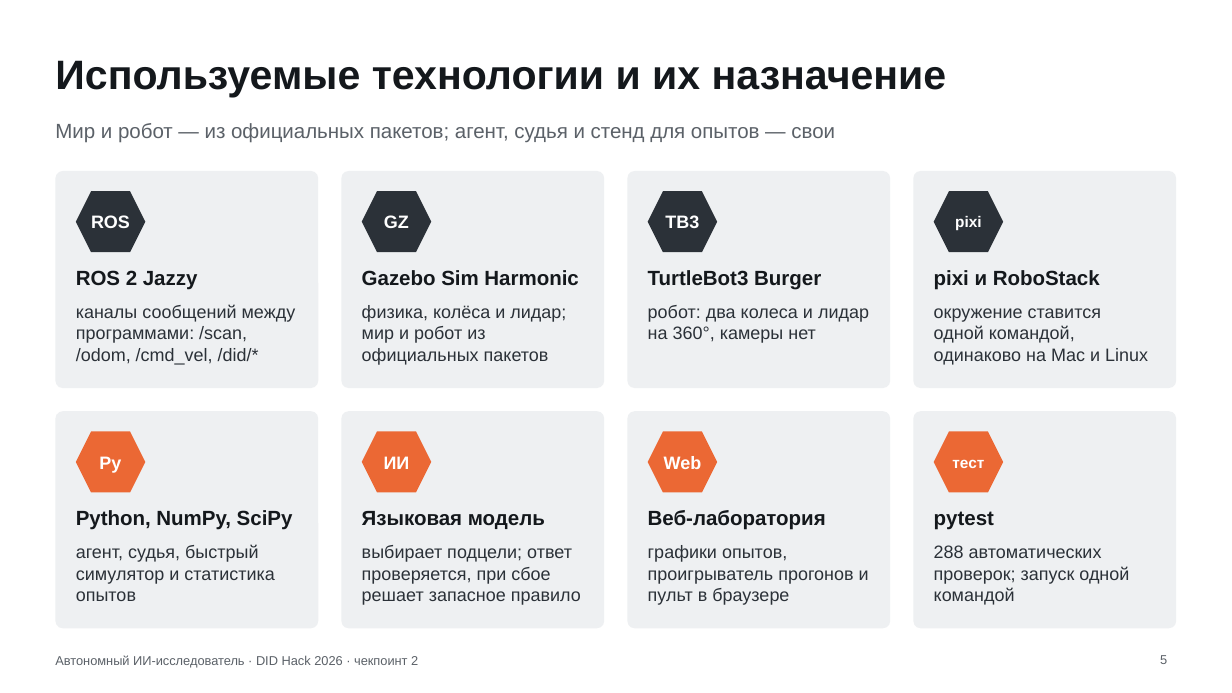
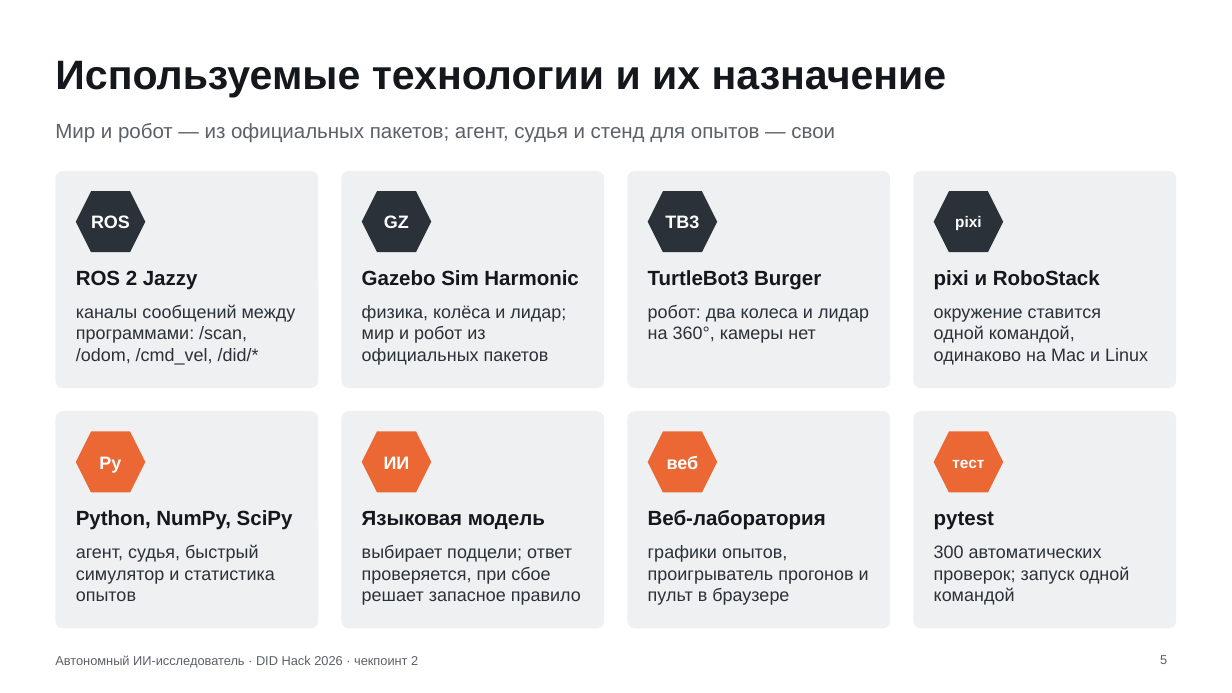
Before and after one commit to Mput13/did-hack, a slide deck: slide 5 of presentation/checkpoint2.pptx. Drawn at 1232x693 pixels with LibreOffice and Linux fonts; fonts in the diff are those of the drawing. Boxes give left, top, right and bottom in pixels: in the first picture for what was removed or moved away, otherwise in the second. Text is boxed around its words. In the diff, an @@ line names an element or a change of style, - is before the commit and + after.

```diff
--- a/presentation/checkpoint2.pptx
+++ b/presentation/checkpoint2.pptx
@@ text in hexagon at [667, 456, 699, 469]: text changed @@
-Web
+веб
@@ text at [934, 545, 1129, 605]: text changed @@
-288 автоматических проверок; запуск одной командой
+300 автоматических проверок; запуск одной командой
```
Also in this commit, not shown: 3 other slides changed, 22 other files.
